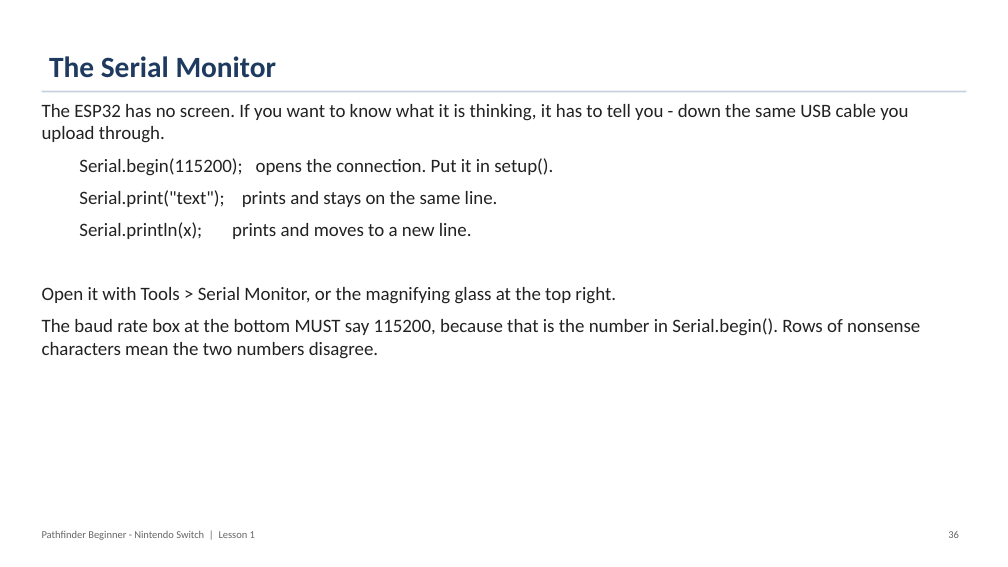
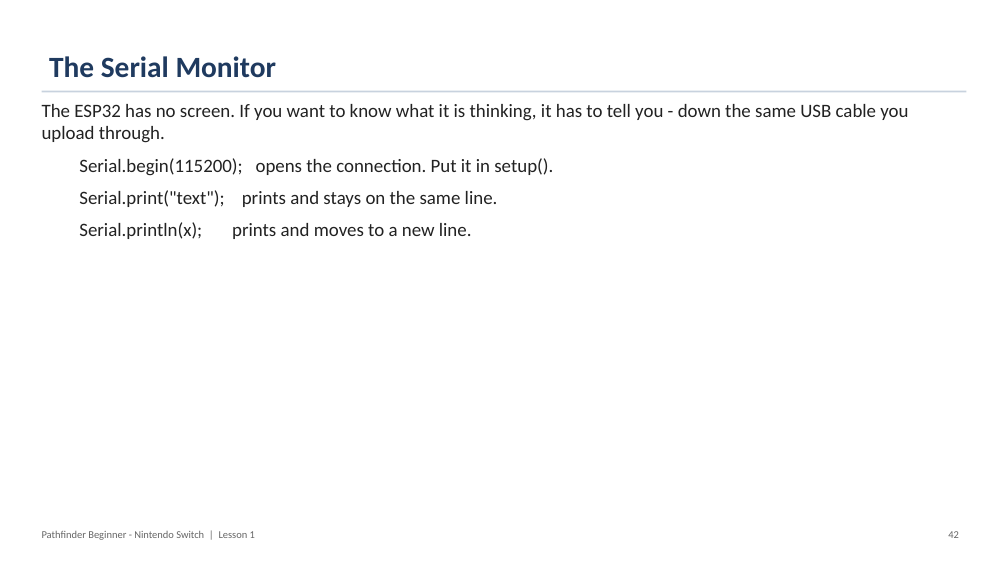
Before and after one commit to PorpoiseRobotics/porpoise-robotics, a slide deck: slide 43 of ground-vehicle/docs/courses/beginner-switch/l1_introduction.pptx (slide 37 before the commit). Drawn at 1008x567 pixels with LibreOffice and Linux fonts; fonts in the diff are those of the drawing. Boxes give left, top, right and bottom in pixels: in the first picture for what was removed or moved away, otherwise in the second. Text is boxed around its words. In the diff, an @@ line names an element or a change of style, - is before the commit and + after.

```diff
--- a/ground-vehicle/docs/courses/beginner-switch/l1_introduction.pptx
+++ b/ground-vehicle/docs/courses/beginner-switch/l1_introduction.pptx
@@ text at [42,287,920,359]: paragraphs removed @@
-Open it with Tools > Serial Monitor, or the magnifying glass at the top right.
-The baud rate box at the bottom MUST say 115200, because that is the number in Serial.begin(). Rows of nonsense characters mean the two numbers disagree.
@@ text at [948,531,959,538]: text changed @@
-36
+42
```
Also in this commit, not shown: 41 other slides changed, 6 slides added, 23 other files.
